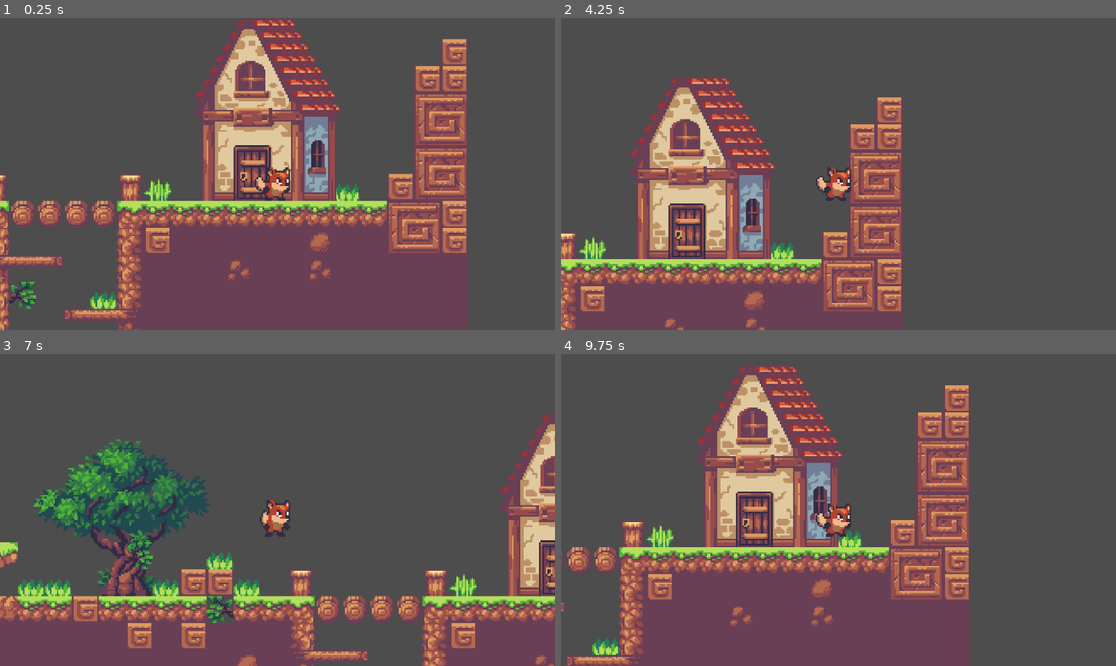
Above: before the commit, frames 1-4 (two rows, left to right).
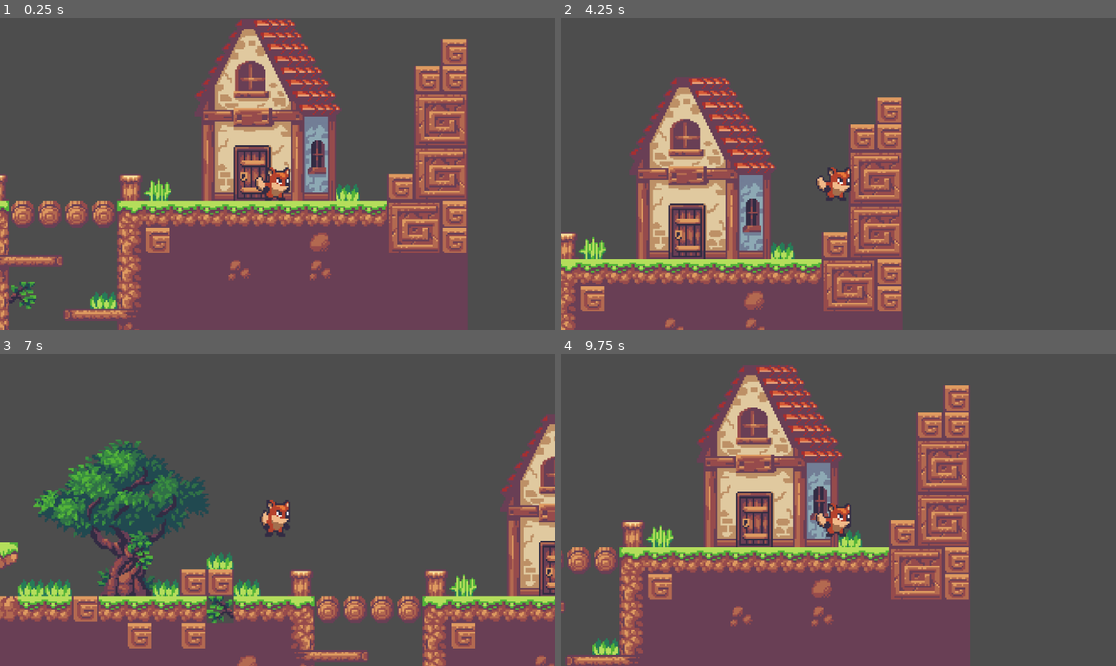
Above: after the commit, the same moments.

Repository: jpsalim21/PlataformaINOVA
Game: Godot game, scene res://scenes/game.tscn
Same seed, same stepped clock (60 frames per second), same inputs: the game is played once before the commit and once after it.
Inputs:
- Up to frame 1 (0.25 s): no input
- Up to frame 2 (4.25 s): tap Enter (ui_accept) at 0.5, 0.77, 1.52, 3.02, 3.77 s; hold Right (ui_right) 0.53-2.03 s; hold Left (ui_left) 2.03-2.78 s; hold Right (ui_right) from 2.78 s (still down)
- Up to frame 3 (7 s): release Right (ui_right) at 4.28 s; hold Left (ui_left) 4.28-5.03 s; tap Enter (ui_accept) at 4.52, 6.02, 6.77 s; hold Right (ui_right) 5.03-5.78 s; hold Left (ui_left) from 5.78 s (still down)
- Up to frame 4 (9.75 s): release Left (ui_left) at 7.28 s; hold Right (ui_right) 7.28-9.53 s; tap Enter (ui_accept) at 7.52, 9.02 s; hold Left (ui_left) from 9.53 s (still down)

The runs differ from the first frame. In frame 1, less than 0.1% of the frame differs, in the area x 1-21%, y 58-68%; in frame 2, less than 0.1%; in frame 3, 1.5%, in the area x 0-100%, y 20-100%; in frame 4, less than 0.1%.

Commit message:
Remove the bridge scene to use the tile map

Diff:
--- a/scenes/bridge.tscn
+++ /dev/null
@@ -1,37 +0,0 @@
-[gd_scene load_steps=3 format=3 uid="uid://cpn8k0cbc8ag8"]
-
-[ext_resource type="Texture2D" uid="uid://bybe78tdc4s6h" path="res://sprites/map/tileset.png" id="1_p8nuk"]
-
-[sub_resource type="RectangleShape2D" id="RectangleShape2D_gv0wa"]
-size = Vector2(62.0024, 16)
-
-[node name="Bridge" type="StaticBody2D"]
-
-[node name="Sprite2D2" type="Sprite2D" parent="."]
-position = Vector2(48, 2)
-texture = ExtResource("1_p8nuk")
-region_enabled = true
-region_rect = Rect2(176, 160, 16, 16)
-
-[node name="Sprite2D4" type="Sprite2D" parent="."]
-position = Vector2(32, 2)
-texture = ExtResource("1_p8nuk")
-region_enabled = true
-region_rect = Rect2(176, 160, 16, 16)
-
-[node name="Sprite2D3" type="Sprite2D" parent="."]
-position = Vector2(16, 2)
-texture = ExtResource("1_p8nuk")
-region_enabled = true
-region_rect = Rect2(176, 160, 16, 16)
-
-[node name="Sprite2D" type="Sprite2D" parent="."]
-position = Vector2(0, 2)
-texture = ExtResource("1_p8nuk")
-region_enabled = true
-region_rect = Rect2(176, 160, 16, 16)
-
-[node name="CollisionShape2D" type="CollisionShape2D" parent="."]
-position = Vector2(24.0011, 2.0631)
-shape = SubResource("RectangleShape2D_gv0wa")
-one_way_collision = true
--- a/scenes/game.tscn
+++ b/scenes/game.tscn
@@ -1,9 +1,8 @@
-[gd_scene load_steps=11 format=4 uid="uid://bk5cmht7e56ao"]
+[gd_scene load_steps=10 format=4 uid="uid://bk5cmht7e56ao"]
 
 [ext_resource type="PackedScene" uid="uid://beleedw7rihlp" path="res://scenes/player.tscn" id="1_xe3kd"]
 [ext_resource type="Texture2D" uid="uid://bybe78tdc4s6h" path="res://sprites/map/tileset.png" id="2_i6gg3"]
 [ext_resource type="Texture2D" uid="uid://umpqi1n4rxs5" path="res://sprites/map/props.png" id="3_7u36s"]
-[ext_resource type="PackedScene" uid="uid://cpn8k0cbc8ag8" path="res://scenes/bridge.tscn" id="4_kx6tp"]
 
 [sub_resource type="TileSetAtlasSource" id="TileSetAtlasSource_w88d2"]
 texture = ExtResource("2_i6gg3")
@@ -282,6 +281,8 @@
 7:10/0 = 0
 10:10/0 = 0
 11:10/0 = 0
+11:10/0/physics_layer_0/polygon_0/points = PackedVector2Array(-8, -8, 8, -8, 8, 8, -8, 8)
+11:10/0/physics_layer_0/polygon_0/one_way = true
 2:11/0 = 0
 2:11/0/physics_layer_0/polygon_0/points = PackedVector2Array(-8, -8, 8, -8, 8, 8, -4.5, 5.875)
 4:11/0 = 0
@@ -441,7 +442,7 @@
 tile_set = SubResource("TileSet_suvnd")
 
 [node name="Ground" type="TileMapLayer" parent="."]
-tile_map_data = PackedByteArray("AAACAAAAAAADAAEAAAABAAAAAAA …(13487 unchanged characters)… ABAAcAAADx/wcAAAADAAcAAADc/wAAAAAHAAEAAAA=")
+tile_map_data = PackedByteArray("AAACAAAAAAADAAEAAAABAAAAAAA …(13487 unchanged characters)… ABAAcAAADx/wcAAAADAAcAAADc/wAAAAAHAAEAAAD1/wAAAAALAAoAAAD2/wAAAAALAAoAAAD3/wAAAAALAAoAAAD4/wAAAAALAAoAAAA=")
 tile_set = SubResource("TileSet_h8kfv")
 
 [node name="Player" parent="." instance=ExtResource("1_xe3kd")]
@@ -449,6 +450,3 @@
 
 [node name="Camera2D" type="Camera2D" parent="Player"]
 zoom = Vector2(3.5, 3.5)
-
-[node name="Bridge" parent="." instance=ExtResource("4_kx6tp")]
-position = Vector2(-168, 6)
